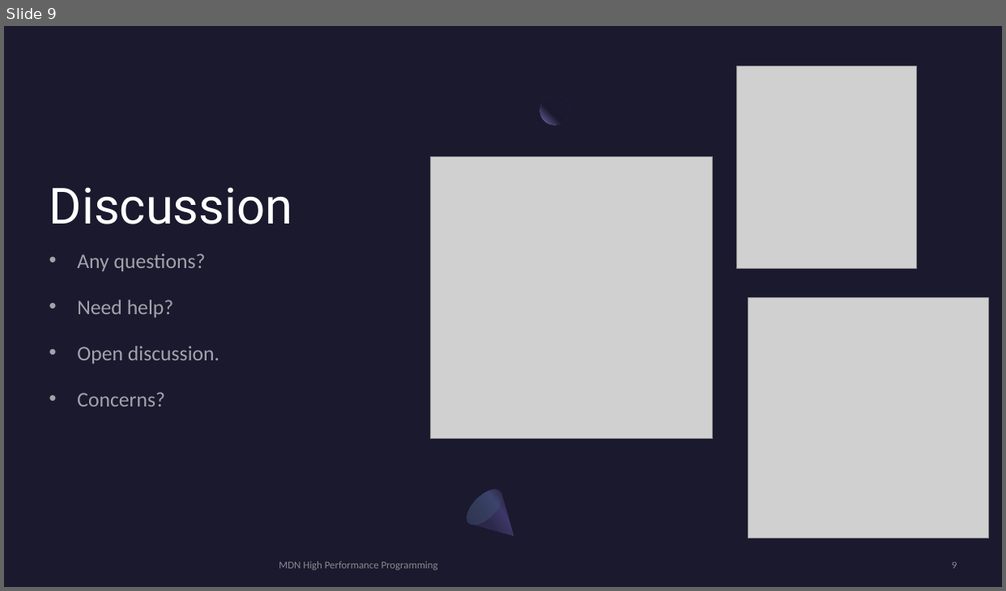
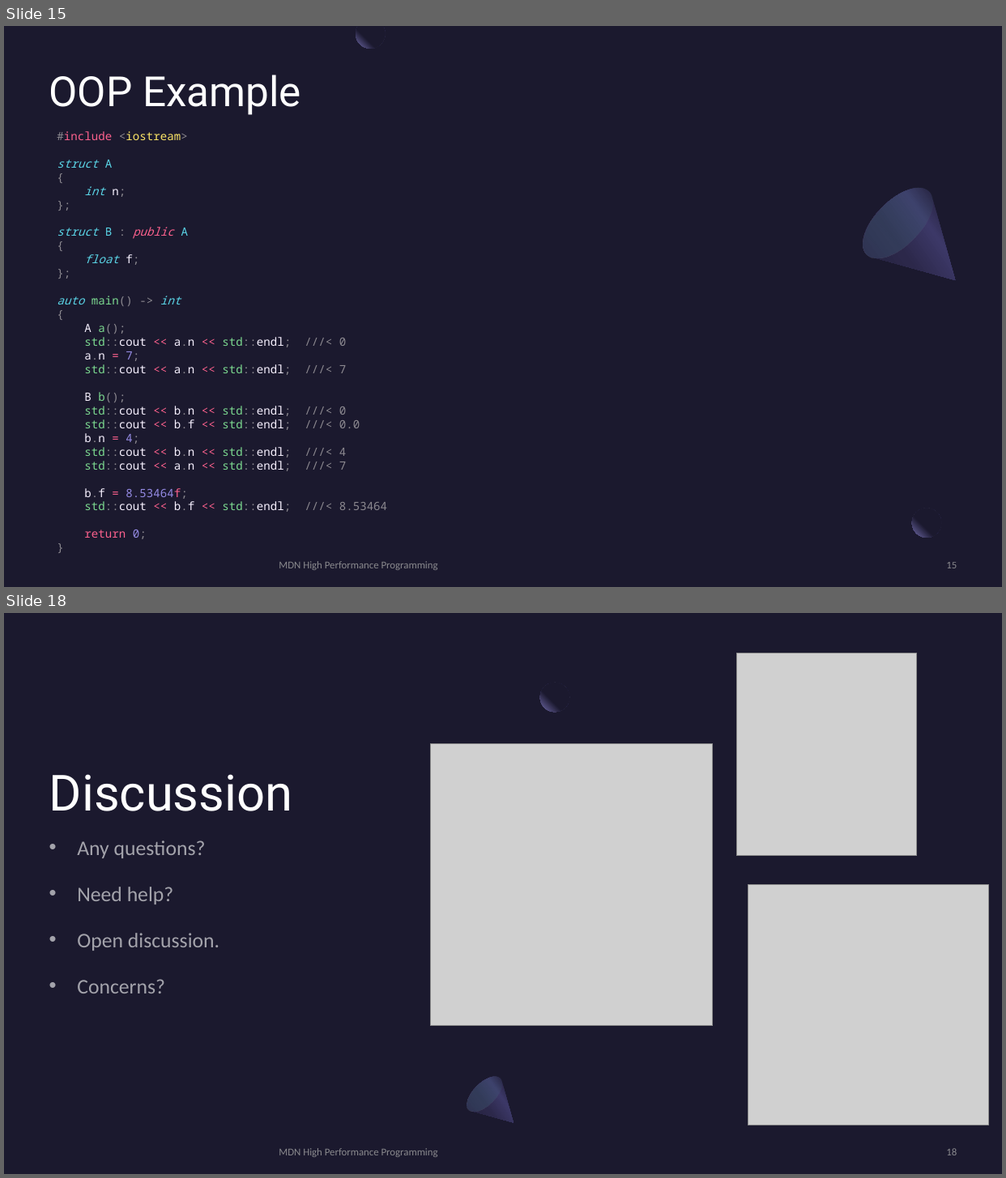
Before and after one commit to MonashDeepNeuron/HPP, a slide deck: content/part5/slides/hpp_part5.pptx. Shown one above the other, each under a label of ours: slide 9 before the commit, slides 15 and 18 after it; the slides between them are not shown. The pictures are 1006x591 and 1006x1178 pixels, drawn with LibreOffice and Linux fonts; fonts in the diff are those of the drawing; grey boxes stand for pictures. Boxes give left, top, right and bottom in pixels: in the first picture for what was removed or moved away, otherwise in the second. Text is boxed around its words. In the diff, an @@ line names an element or a change of style, - is before the commit and + after.

```diff
--- a/content/part5/slides/hpp_part5.pptx
+++ b/content/part5/slides/hpp_part5.pptx
@@ slide 15 added at [4, 26, 1002, 587], background #1B192E @@
@@ freeform shape added at [356, 26, 385, 49], fill gradient #1B192E to #7771B2 @@
@@ title added at [49, 75, 301, 115], 40 pt, text #FFFFFF @@
+OOP Example
@@ text added at [57, 131, 387, 540], 11 pt, text #8B888F @@
+#include <iostream>
+struct A
+{
+int n;
+};
+struct B : public A
+{
+float f;
+};
+auto main() -> int
+{
+A a();
+std::cout << a.n << std::endl; ///< 0
+a.n = 7;
+std::cout << a.n << std::endl; ///< 7
+B b();
+std::cout << b.n << std::endl; ///< 0
+std::cout << b.f << std::endl; ///< 0.0
+b.n = 4;
+std::cout << b.n << std::endl; ///< 4
+std::cout << a.n << std::endl; ///< 7
+b.f = 8.53464f;
+std::cout << b.f << std::endl; ///< 8.53464
+return 0;
+}
@@ freeform shape added at [851, 176, 987, 312], fill gradient #2C284A to #3C3867 to #1B192E @@
@@ ellipse added at [851, 176, 945, 270], fill gradient #454075 to #5BEFC1 @@
@@ ellipse added at [912, 509, 941, 538], fill gradient #1B192E to #7771B2 @@
@@ rectangle added at [941, 503, 972, 532], fill #1B192E at 80% opacity @@
@@ text added at [279, 561, 438, 570], 10 pt, text #A6A6A6 at 80% opacity @@
+MDN High Performance Programming
@@ page number added at [946, 562, 957, 569], 10 pt, text #A6A6A6 at 80% opacity @@
+15
@@ what was slide 9 is now slide 18 @@
@@ page number at [946, 1148, 957, 1156]: text changed @@
-9
+18
```
Also in this commit, not shown: 3 slides changed, 7 other slides added, 2 slides removed, 23 other files.
